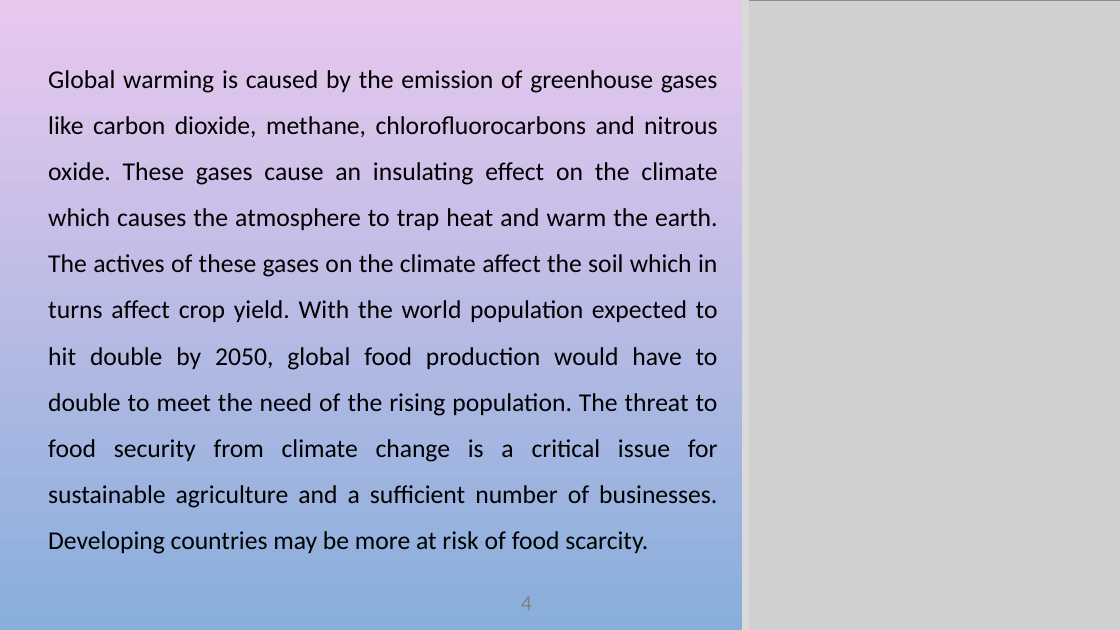
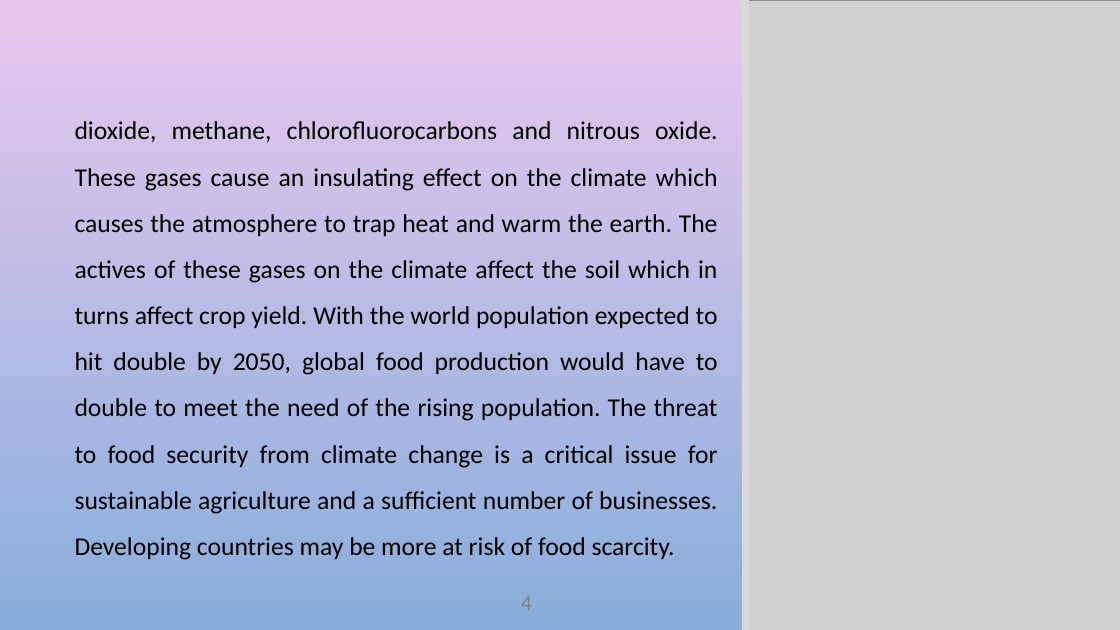
Before and after one commit to Women-Techsters-Fellowship-2021/Climate-Change-and-Crop-Production, a slide deck: slide 4 of Climate Change and It's effect on Crop yeild/Climate change and its effect on crop yield.pptx. Drawn at 1120x630 pixels with LibreOffice and Linux fonts; fonts in the diff are those of the drawing; grey boxes stand for pictures; background and template pictures are left out. Boxes give left, top, right and bottom in pixels: in the first picture for what was removed or moved away, otherwise in the second. Text is boxed around its words. In the diff, an @@ line names an element or a change of style, - is before the commit and + after.

```diff
--- a/Climate Change and It's effect on Crop yeild/Climate change and its effect on crop yield.pptx
+++ b/Climate Change and It's effect on Crop yeild/Climate change and its effect on crop yield.pptx
@@ text at (x1=75, y1=121, x2=718, y2=560): text changed @@
-Global warming is caused by the emission of greenhouse gases like carbon dioxide, methane, chlorofluorocarbons and nitrous oxide. These gases cause an insulating effect on the climate which causes the atmosphere to trap heat and warm the earth. The actives of these gases on the climate affect the soil which in turns affect crop yield. With the world population expected to hit double by 2050, global food production would have to double to meet the need of the rising population. The threat to food security from climate change is a critical issue for sustainable agriculture and a sufficient number of businesses. Developing countries may be more at risk of food scarcity.
+dioxide, methane, chlorofluorocarbons and nitrous oxide. These gases cause an insulating effect on the climate which causes the atmosphere to trap heat and warm the earth. The actives of these gases on the climate affect the soil which in turns affect crop yield. With the world population expected to hit double by 2050, global food production would have to double to meet the need of the rising population. The threat to food security from climate change is a critical issue for sustainable agriculture and a sufficient number of businesses. Developing countries may be more at risk of food scarcity.
```
Also in this commit, not shown: 7 other slides changed, 3 other files.
